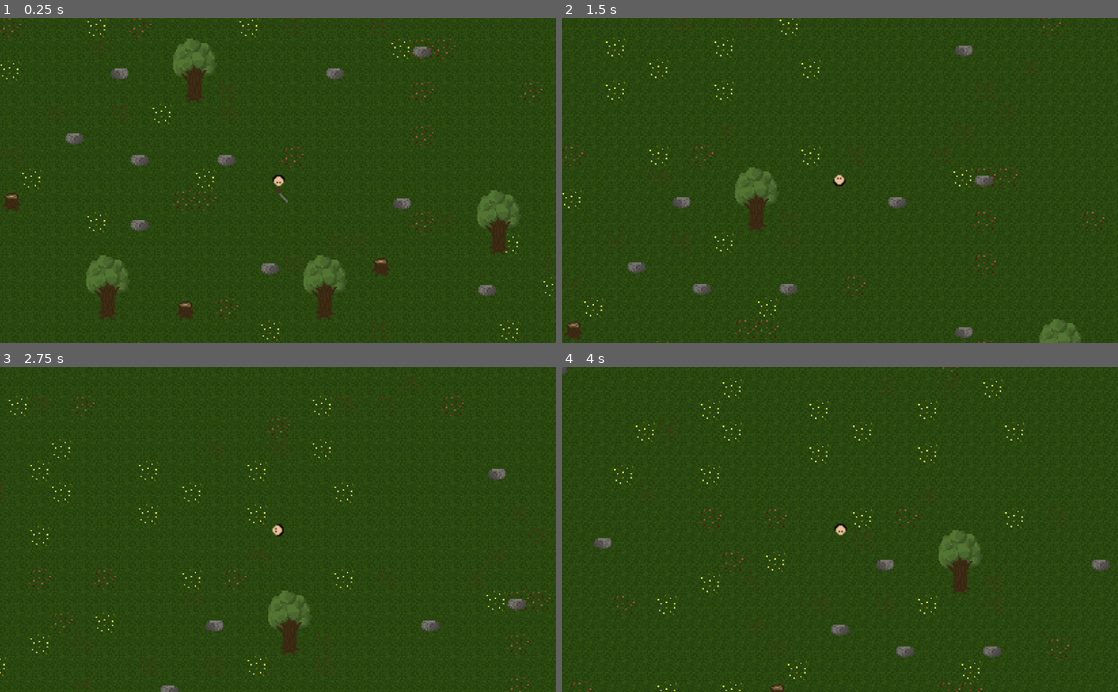
Above: before the commit, frames 1-4 (two rows, left to right).
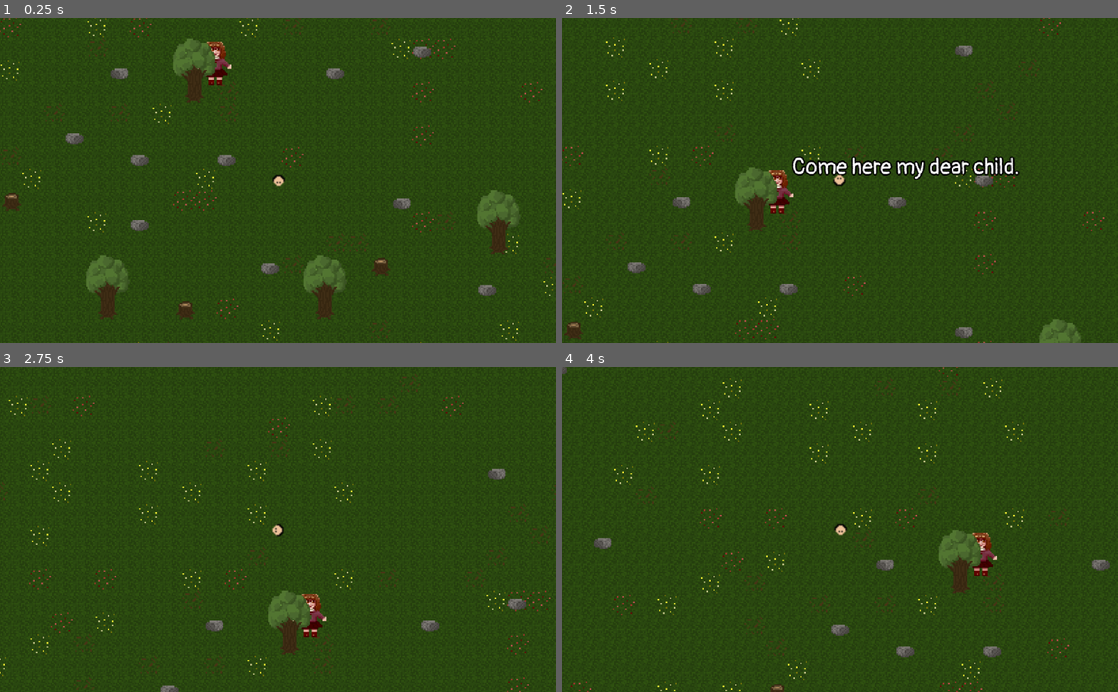
Above: after the commit, the same moments.

Repository: PaulVon0berstein/TileSetRPG
Game: Godot game, scene res://Main.tscn
The game is run twice, just before and just after one commit, with the same random seed, the same clock (stepped at 60 frames per second) and the same inputs.
Inputs (mouse positions are in pixels of both pictures, inside the frame that each line leads up to):
- Up to frame 1 (0.25 s): no input
- Up to frame 2 (1.5 s): tap Enter at 0.5 s; move the mouse to (812, 245) at 0.52 s; hold Up (ui_up) from 0.53 s (still down); click (812, 245) at 0.6 s; move the mouse to (1006, 229) at 1.27 s; click (1006, 229) at 1.35 s
- Up to frame 3 (2.75 s): move the mouse to (111, 480) at 2.02 s; release Up (ui_up) at 2.03 s; hold Left (ui_left) from 2.03 s (still down); click (111, 480) at 2.1 s
- Up to frame 4 (4 s): move the mouse to (867, 529) at 2.77 s; click (867, 529) at 2.85 s; move the mouse to (756, 448) at 3.52 s; release Left (ui_left) at 3.53 s; hold Down (ui_down) from 3.53 s (still down); click (756, 448) at 3.6 s

The runs differ from the first frame. In frame 1, 0.3% of the frame differs, in the area x 35-52%, y 7-57%; in frame 2, 1.9%, in the area x 37-83%, y 42-61%; in frame 3, 0.3%; in frame 4, 0.3%.

Commit message:
Add files via upload

Diff:
--- a/TileSetRPG/Main.gd
+++ b/TileSetRPG/Main.gd
@@ -18,7 +18,12 @@
 
 func _on_Area2D_body_shape_entered(body_id, body, body_shape, area_shape):
 	print("uwu")
+	$Area2D/Label.visible = true
+	$Area2D/Label/LabelTimer.start()
 
 
-func _on_TEstHit_area_entered(area):
-	print("hit")
+
+
+
+func _on_LabelTimer_timeout():
+	$Area2D/Label.visible = false
--- /dev/null
+++ b/TileSetRPG/Main.tres
@@ -0,0 +1,13 @@
+[gd_resource type="Theme" load_steps=3 format=2]
+
+[ext_resource path="res://Pangolin-Regular.ttf" type="DynamicFontData" id=1]
+
+[sub_resource type="DynamicFont" id=1]
+size = 32
+outline_size = 2
+outline_color = Color( 0, 0, 0, 1 )
+use_mipmaps = true
+font_data = ExtResource( 1 )
+
+[resource]
+default_font = SubResource( 1 )
--- a/TileSetRPG/Main.tscn
+++ b/TileSetRPG/Main.tscn
@@ -4,9 +4,10 @@
 [ext_resource path="res://Player.tscn" type="PackedScene" id=2]
 [ext_resource path="res://TileSet2.png" type="Texture" id=3]
 [ext_resource path="res://Tileset1.png" type="Texture" id=4]
-[ext_resource path="res://TEstHit.gd" type="Script" id=5]
+[ext_resource path="res://alia.png" type="Texture" id=5]
+[ext_resource path="res://Main.tres" type="Theme" id=6]
 
-[sub_resource type="TileSet" id=6]
+[sub_resource type="TileSet" id=1]
 0/name = "Tileset1.png 0"
 0/texture = ExtResource( 4 )
 0/tex_offset = Vector2( 0, 0 )
@@ -31,18 +32,18 @@
 0/shapes = [  ]
 0/z_index = 0
 
-[sub_resource type="CircleShape2D" id=5]
+[sub_resource type="CircleShape2D" id=2]
 
-[sub_resource type="ConvexPolygonShape2D" id=8]
+[sub_resource type="ConvexPolygonShape2D" id=3]
 points = PoolVector2Array( 32, 48, 0, 48, 16, 16, 16, 16 )
 
-[sub_resource type="ConvexPolygonShape2D" id=9]
+[sub_resource type="ConvexPolygonShape2D" id=4]
 points = PoolVector2Array( 16, 16, 0, 16, 0, 0, 16, 0 )
 
-[sub_resource type="ConvexPolygonShape2D" id=10]
+[sub_resource type="ConvexPolygonShape2D" id=5]
 points = PoolVector2Array( 0, 0, 16, 0, 16, 16, 0, 16 )
 
-[sub_resource type="TileSet" id=4]
+[sub_resource type="TileSet" id=6]
 0/name = "TileSet2.png 0"
 0/texture = ExtResource( 3 )
 0/tex_offset = Vector2( 0, 0 )
@@ -95,25 +96,23 @@
 2/navigation_offset = Vector2( 0, 0 )
 2/shape_offset = Vector2( 0, 0 )
 2/shape_transform = Transform2D( 1, 0, 0, 1, 0, 0 )
-2/shape = SubResource( 10 )
+2/shape = SubResource( 5 )
 2/shape_one_way = false
 2/shape_one_way_margin = 1.0
 2/shapes = [ {
 "autotile_coord": Vector2( 0, 0 ),
 "one_way": false,
 "one_way_margin": 1.0,
-"shape": SubResource( 10 ),
+"shape": SubResource( 5 ),
 "shape_transform": Transform2D( 1, 0, 0, 1, 0, 0 )
 } ]
 2/z_index = 0
-
-[sub_resource type="CircleShape2D" id=11]
 
 [node name="Main" type="Node2D"]
 script = ExtResource( 1 )
 
 [node name="TileMap" type="TileMap" parent="."]
-tile_set = SubResource( 6 )
+tile_set = SubResource( 1 )
 cell_size = Vector2( 16, 16 )
 cell_custom_transform = Transform2D( 16, 0, 0, 16, 0, 0 )
 cell_tile_origin = 1
@@ -126,12 +125,28 @@
 collision_mask = 2
 
 [node name="CollisionShape2D" type="CollisionShape2D" parent="Area2D"]
-position = Vector2( 194.454, 54.4472 )
-shape = SubResource( 5 )
+position = Vector2( 196.699, 51.641 )
+shape = SubResource( 2 )
+
+[node name="Label" type="Label" parent="Area2D"]
+visible = false
+margin_left = 154.091
+margin_top = 7.17298
+margin_right = 215.091
+margin_bottom = 47.173
+rect_scale = Vector2( 0.5, 0.5 )
+theme = ExtResource( 6 )
+text = "Come here my dear child."
+__meta__ = {
+"_edit_use_anchors_": false
+}
+
+[node name="LabelTimer" type="Timer" parent="Area2D/Label"]
+one_shot = true
 
 [node name="TileMap2" type="TileMap" parent="."]
 z_index = 5
-tile_set = SubResource( 4 )
+tile_set = SubResource( 6 )
 cell_size = Vector2( 16, 16 )
 cell_custom_transform = Transform2D( 16, 0, 0, 16, 0, 0 )
 cell_tile_origin = 1
@@ -147,15 +162,8 @@
 collision_layer = 3
 collision_mask = 3
 
-[node name="TEstHit" type="Area2D" parent="." groups=[
-"Angriffe",
-]]
-collision_layer = 8
-collision_mask = 8
-script = ExtResource( 5 )
-
-[node name="CollisionShape2D" type="CollisionShape2D" parent="TEstHit"]
-position = Vector2( 73.4243, 41.6105 )
-shape = SubResource( 11 )
+[node name="alia" type="Sprite" parent="."]
+position = Vector2( 141.956, 35.1628 )
+texture = ExtResource( 5 )
 [connection signal="body_shape_entered" from="Area2D" to="." method="_on_Area2D_body_shape_entered"]
-[connection signal="area_entered" from="TEstHit" to="." method="_on_TEstHit_area_entered"]
+[connection signal="timeout" from="Area2D/Label/LabelTimer" to="." method="_on_LabelTimer_timeout"]
--- a/TileSetRPG/Player.gd
+++ b/TileSetRPG/Player.gd
@@ -22,7 +22,7 @@
 	if Input.is_action_just_pressed("Fight"):
 		$Sprite/SchwertMove.visible = true
 		$Sprite/SchwertMove.play()
-		$Sprite/SchwertMove/SchwertHitbox.monitoring = true
+
 
 
 	# Make sure diagonal movement isn't faster
@@ -33,12 +33,8 @@
 	get_input()
 	velocity = move_and_slide(velocity)
 
+#end me
 
 func _on_AnimatedSprite_animation_finished():
 	$Sprite/SchwertMove.stop()
 	$Sprite/SchwertMove.visible = false
-	$Sprite/SchwertMove/SchwertHitbox.monitoring = false
-
-
-func _on_SchwertHitbox_area_entered(area):
-	print("hit")
--- a/TileSetRPG/Player.tscn
+++ b/TileSetRPG/Player.tscn
@@ -18,10 +18,7 @@
 "speed": 60.0
 } ]
 
-[sub_resource type="RectangleShape2D" id=3]
-extents = Vector2( 10.8052, 5.77184 )
-
-[sub_resource type="CircleShape2D" id=1]
+[sub_resource type="CircleShape2D" id=2]
 radius = 5.24328
 
 [node name="Player" type="KinematicBody2D"]
@@ -35,20 +32,11 @@
 texture = ExtResource( 1 )
 
 [node name="SchwertMove" type="AnimatedSprite" parent="Sprite"]
+visible = false
 position = Vector2( -0.132439, -9.2703 )
-frames = SubResource( 2 )
-
-[node name="SchwertHitbox" type="Area2D" parent="Sprite/SchwertMove"]
-light_mask = 8
-monitoring = false
-
-[node name="CollisionShape2D" type="CollisionShape2D" parent="Sprite/SchwertMove/SchwertHitbox"]
-light_mask = 8
-position = Vector2( -0.794598, -3.70812 )
-shape = SubResource( 3 )
+frames = SubResource( 1 )
 
 [node name="CollisionShape2D" type="CollisionShape2D" parent="."]
 position = Vector2( -0.860138, -0.131985 )
-shape = SubResource( 1 )
+shape = SubResource( 2 )
 [connection signal="animation_finished" from="Sprite/SchwertMove" to="." method="_on_AnimatedSprite_animation_finished"]
-[connection signal="area_entered" from="Sprite/SchwertMove/SchwertHitbox" to="." method="_on_SchwertHitbox_area_entered"]
Not shown: 2 places in TileSetRPG/Main.tscn that only renumber resources
Binary file added: TileSetRPG/Pangolin-Regular.ttf
Not shown: 2 places in TileSetRPG/Player.tscn that only renumber resources
Binary file added: TileSetRPG/alia.png
Not shown, added: TileSetRPG/alia.png.import
